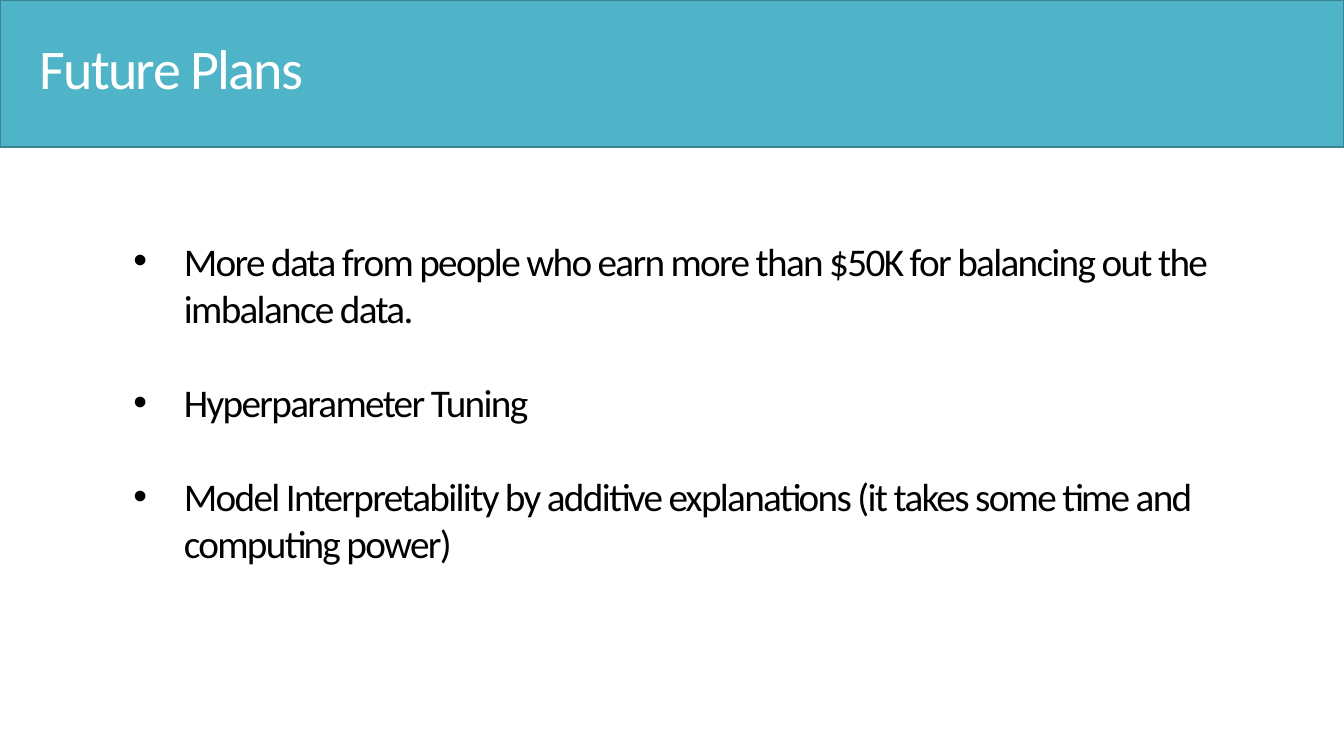
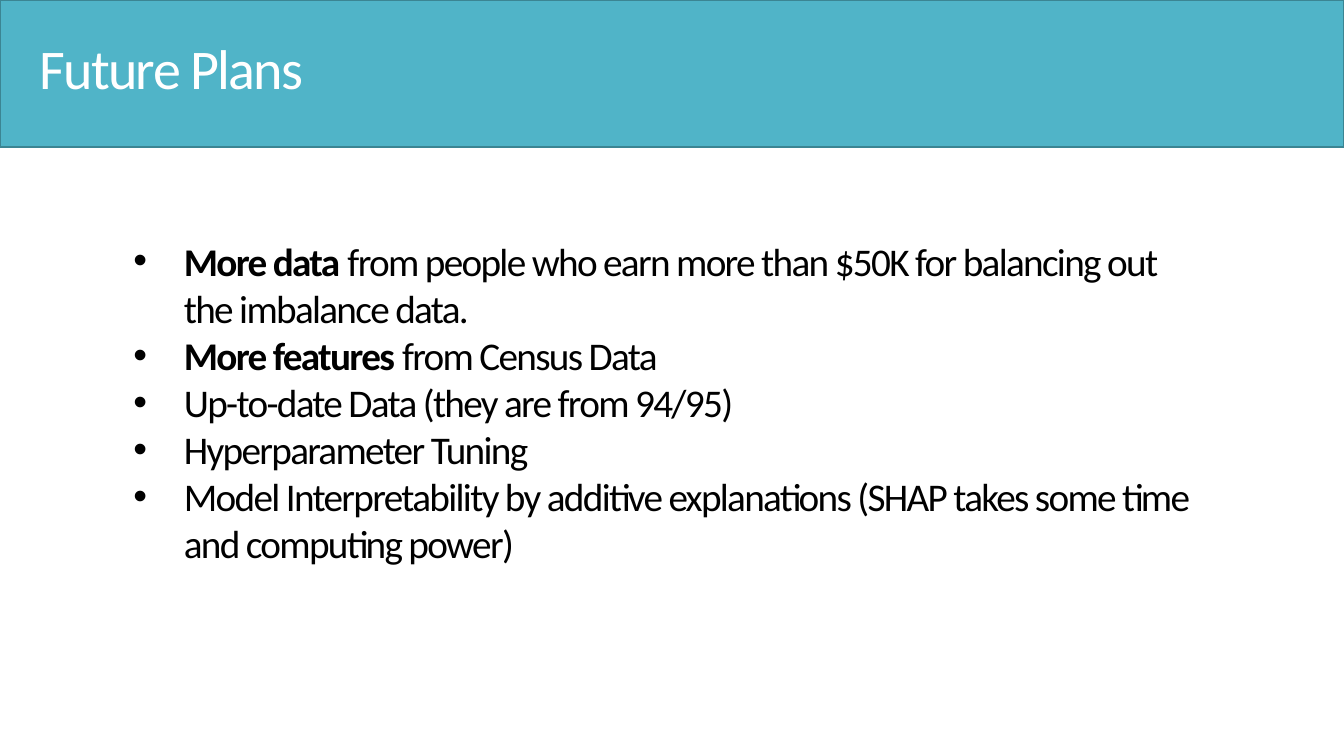
Before and after one commit to Hsgngr/dataiku_income_classification, a slide deck: slide 29 of Task_Presentation.pptx (slide 27 before the commit). Drawn at 1344x756 pixels with LibreOffice and Linux fonts; fonts in the diff are those of the drawing. Boxes give left, top, right and bottom in pixels: in the first picture for what was removed or moved away, otherwise in the second. Text is boxed around its words. In the diff, an @@ line names an element or a change of style, - is before the commit and + after.

```diff
--- a/Task_Presentation.pptx
+++ b/Task_Presentation.pptx
@@ text at (x1=184, y1=248, x2=1158, y2=324): bold on in "More data" @@
@@ text at (x1=184, y1=342, x2=733, y2=424): paragraphs added @@
+• More features from Census Data
+• Up-to-date Data (they are from 94/95)
@@ text at (x1=184, y1=482, x2=1190, y2=565): text changed @@
-• Model Interpretability by additive explanations (it takes some time and computing power)
+• Model Interpretability by additive explanations (SHAP takes some time and computing power)
```
Also in this commit, not shown: 10 other slides changed, 4 slides added.
